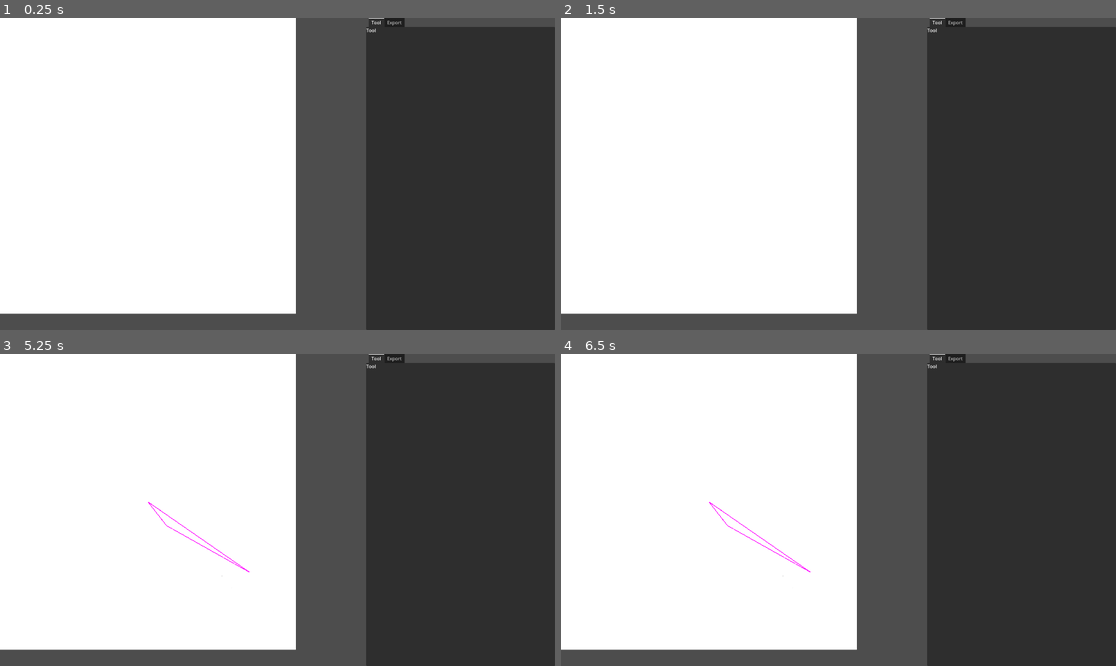
Above: before the commit, frames 1-4 (two rows, left to right).
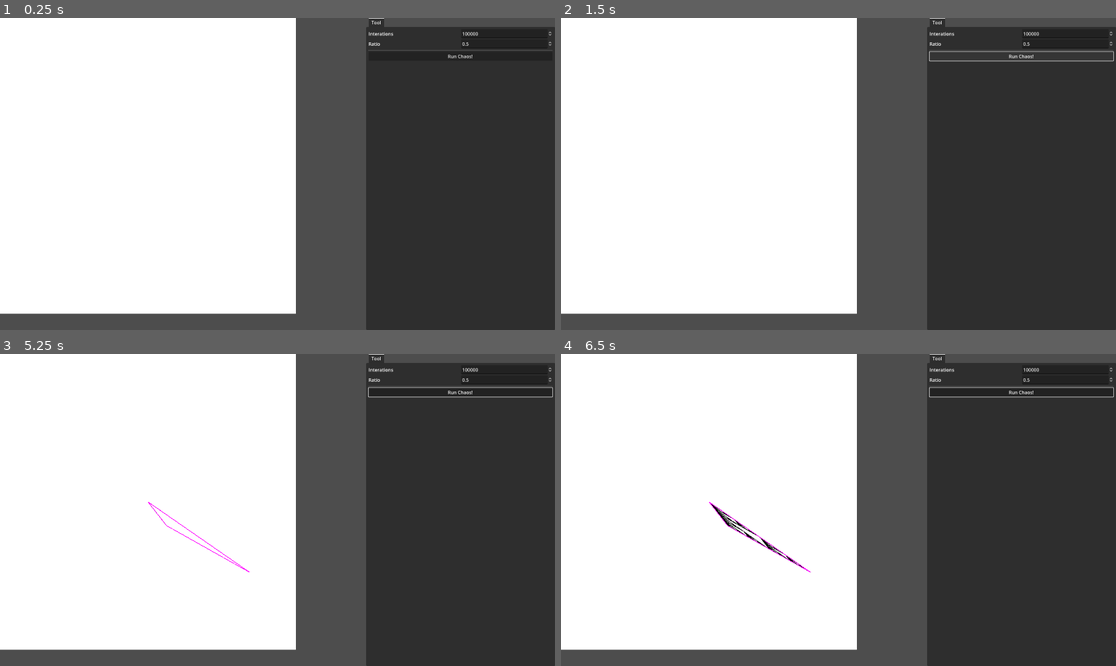
Above: after the commit, the same moments.

Repository: VojtaStruhar/chaos-game
Game: Godot game, scene res://main.tscn
Two runs of this game, one before a commit and one after it. Both use one fixed random seed, a clock stepped at 60 frames per second and the inputs below.
Inputs (mouse positions are in pixels of both pictures, inside the frame that each line leads up to):
- Up to frame 1 (0.25 s): no input
- Up to frame 2 (1.5 s): click (1021, 55) at 0.5 s, where only the run after the commit has a clickable "Run Chaos!"; click (1021, 55) at 1.25 s, where only the run after the commit has a clickable "Run Chaos!"
- Up to frame 3 (5.25 s): click (460, 391) at 2 s, where only the run after the commit has a clickable "Run Chaos!"; tap Enter at 2.75, 4.25 s; move the mouse to (149, 500) at 2.77 s; click (149, 500) at 2.85 s; tap Space at 3.5, 5 s; move the mouse to (166, 525) at 3.52 s; click (166, 525) at 3.6 s; move the mouse to (333, 441) at 4.27 s; click (333, 441) at 4.35 s; move the mouse to (249, 572) at 5.02 s; click (249, 572) at 5.1 s
- Up to frame 4 (6.5 s): tap Enter at 5.75 s; move the mouse to (1005, 556) at 5.77 s; click (1005, 556) at 5.85 s

The runs differ from the first frame. In frame 1, 0.3% of the frame differs, in the area x 65-100%, y 0-13%; in frame 2, 0.6%; in frame 3, 0.6%; in frame 4, 0.8%, in the area x 27-100%, y 0-72%.
Error after the commit: Trying to assign value of type 'Nil' to a variable of type 'Vector2'. (res://main.gd:53)

Commit message:
Fields for iterations and ratio

Diff:
--- a/chaos_preset.gd
+++ b/chaos_preset.gd
@@ -3,14 +3,17 @@
 ## Name of this particular preset.
 @export var name: String = "New ChaosPreset"
 
+## Canvas size. It's always a square.
 @export var canvas_size: int = 1024
+
+## How many iterations should the chaos game run for
+@export var iterations: int = 100_000
 
 ## How far to a vertex should the chaos game go. Typically below 1, but can also go higher.
 @export var ratio: float = 0.5
 
-## Vertices on the canvas. Format: [-1,-1] is topleft and [1,1] bottom right. [0,0] is right in the
-## middle of the chaos game image.
+## Vertices on the canvas. Format: [0, 0] is topleft and [1,1] bottom right.
 @export var points: Array[Vector2] = []
 
-
+## Canvas color
 @export var background_color: Color = Color.WHITE
--- a/main.gd
+++ b/main.gd
@@ -1,4 +1,6 @@
 extends Node2D
+
+@export var preset: ChaosPreset = null
 
 @onready var game_sprite: Sprite2D = %Game
 var game_texture: ImageTexture
@@ -7,13 +9,22 @@
 @onready var mouse_detect: MouseDetect = %MouseDetect
 @onready var helper_line: Line2D = %Game/HelperLine
 
+# Controls
 
-@export var preset: ChaosPreset = null
+@onready var panel_tool: MarginContainer = %Tool
+
+@onready var run_chaos_button: Button = %RunChaosButton
+
+
 
 
 func _ready() -> void:
 	if preset == null:
+		print("No preset - creating a default one")
 		preset = ChaosPreset.new()
+
+	panel_tool.preset = preset
+	run_chaos_button.pressed.connect(run_chaos_game)
 
 	game_image = Image.create(preset.canvas_size, preset.canvas_size, false, Image.FORMAT_RGBA8)
 	game_image.fill(preset.background_color)
@@ -24,13 +35,39 @@
 	mouse_detect.set_size(preset.canvas_size)
 	mouse_detect.on_add_point.connect(add_point)
 
+	# The image and mouse area rect are "centered" --> offset the entire helper line so that
+	# it lines up nicely
+	helper_line.position = -0.5 * Vector2(preset.canvas_size, preset.canvas_size)
+
+
+	preset.changed.connect(run_chaos_game)
+
 func add_point(uv_coords: Vector2) -> void:
 	preset.points.append(uv_coords)
+	var image_coords = uv_coords * preset.canvas_size
+	helper_line.add_point(image_coords)
 
-	var ic = (uv_coords + Vector2.ONE) * floori(preset.canvas_size / 2)
-	print(uv_coords, " -> ", ic)
+func run_chaos_game() -> void:
+	clear_canvas()
 
-	game_image.set_pixelv(ic, Color.BLACK)
+	var current_point: Vector2 = preset.points.pick_random()
+
+	for i in range(preset.iterations):
+		var goal: Vector2 = preset.points.pick_random()
+		var move: Vector2 = (goal - current_point) * preset.ratio
+
+		current_point += move
+
+		if current_point.x < 0 or current_point.x >= 1 or current_point.y < 0 or current_point.y >= 1:
+			continue
+
+		game_image.set_pixelv(
+			current_point * preset.canvas_size,
+			Color.BLACK
+		)
+
 	game_texture.update(game_image)
 
-	helper_line.add_point((uv_coords * preset.canvas_size) - game_sprite.global_position)
+func clear_canvas() -> void:
+	game_image.fill(preset.background_color)
+	game_texture.update(game_image)
--- a/main.tscn
+++ b/main.tscn
@@ -1,7 +1,9 @@
-[gd_scene load_steps=4 format=3 uid="uid://c4atwge0pv80"]
+[gd_scene load_steps=6 format=3 uid="uid://c4atwge0pv80"]
 
 [ext_resource type="Script" path="res://main.gd" id="1_gnx52"]
+[ext_resource type="Theme" uid="uid://dwpq5fy6hwu8f" path="res://sidebar_theme.tres" id="2_0h620"]
 [ext_resource type="Script" path="res://MouseDetect.gd" id="2_6dac1"]
+[ext_resource type="Script" path="res://tool_panel.gd" id="3_vdhes"]
 
 [sub_resource type="RectangleShape2D" id="RectangleShape2D_vicio"]
 
@@ -17,6 +19,7 @@
 anchor_bottom = 1.0
 grow_horizontal = 0
 grow_vertical = 2
+theme = ExtResource("2_0h620")
 
 [node name="TabContainer" type="TabContainer" parent="CanvasLayer/SidePanel"]
 layout_mode = 1
@@ -27,25 +30,51 @@
 grow_vertical = 2
 
 [node name="Tool" type="MarginContainer" parent="CanvasLayer/SidePanel/TabContainer"]
+unique_name_in_owner = true
 layout_mode = 2
+script = ExtResource("3_vdhes")
 
 [node name="VBoxContainer" type="VBoxContainer" parent="CanvasLayer/SidePanel/TabContainer/Tool"]
 layout_mode = 2
 
-[node name="Label" type="Label" parent="CanvasLayer/SidePanel/TabContainer/Tool/VBoxContainer"]
-layout_mode = 2
-text = "Tool"
-
-[node name="Export" type="MarginContainer" parent="CanvasLayer/SidePanel/TabContainer"]
-visible = false
+[node name="IterationsField" type="HBoxContainer" parent="CanvasLayer/SidePanel/TabContainer/Tool/VBoxContainer"]
 layout_mode = 2
 
-[node name="VBoxContainer" type="VBoxContainer" parent="CanvasLayer/SidePanel/TabContainer/Export"]
+[node name="Label" type="Label" parent="CanvasLayer/SidePanel/TabContainer/Tool/VBoxContainer/IterationsField"]
+layout_mode = 2
+size_flags_horizontal = 3
+text = "Interations"
+
+[node name="IterationsSpinBox" type="SpinBox" parent="CanvasLayer/SidePanel/TabContainer/Tool/VBoxContainer/IterationsField"]
+layout_mode = 2
+size_flags_horizontal = 3
+min_value = 10000.0
+max_value = 1e+06
+step = 10000.0
+value = 100000.0
+
+[node name="RatioField" type="HBoxContainer" parent="CanvasLayer/SidePanel/TabContainer/Tool/VBoxContainer"]
 layout_mode = 2
 
-[node name="Label" type="Label" parent="CanvasLayer/SidePanel/TabContainer/Export/VBoxContainer"]
+[node name="Label" type="Label" parent="CanvasLayer/SidePanel/TabContainer/Tool/VBoxContainer/RatioField"]
 layout_mode = 2
-text = "Export tab"
+size_flags_horizontal = 3
+text = "Ratio"
+
+[node name="RatioSpinBox" type="SpinBox" parent="CanvasLayer/SidePanel/TabContainer/Tool/VBoxContainer/RatioField"]
+layout_mode = 2
+size_flags_horizontal = 3
+max_value = 2.0
+step = 0.001
+value = 0.5
+
+[node name="HSeparator" type="HSeparator" parent="CanvasLayer/SidePanel/TabContainer/Tool/VBoxContainer"]
+layout_mode = 2
+
+[node name="RunChaosButton" type="Button" parent="CanvasLayer/SidePanel/TabContainer/Tool/VBoxContainer"]
+unique_name_in_owner = true
+layout_mode = 2
+text = "Run Chaos!"
 
 [node name="Game" type="Sprite2D" parent="."]
 unique_name_in_owner = true
--- /dev/null
+++ b/sidebar_theme.tres
@@ -0,0 +1,7 @@
+[gd_resource type="Theme" format=3 uid="uid://dwpq5fy6hwu8f"]
+
+[resource]
+MarginContainer/constants/margin_bottom = 8
+MarginContainer/constants/margin_left = 8
+MarginContainer/constants/margin_right = 8
+MarginContainer/constants/margin_top = 8
--- /dev/null
+++ b/tool_panel.gd
@@ -0,0 +1,20 @@
+extends MarginContainer
+
+var preset: ChaosPreset
+
+@onready var iterations_spin_box: SpinBox = $VBoxContainer/IterationsField/IterationsSpinBox
+@onready var ratio_spin_box: SpinBox = $VBoxContainer/RatioField/RatioSpinBox
+
+func _ready() -> void:
+
+	iterations_spin_box.value_changed.connect(
+		func(val):
+			preset.iterations = val
+			preset.emit_changed()
+	)
+
+	ratio_spin_box.value_changed.connect(
+		func(val):
+			preset.ratio = val
+			preset.emit_changed()
+	)
